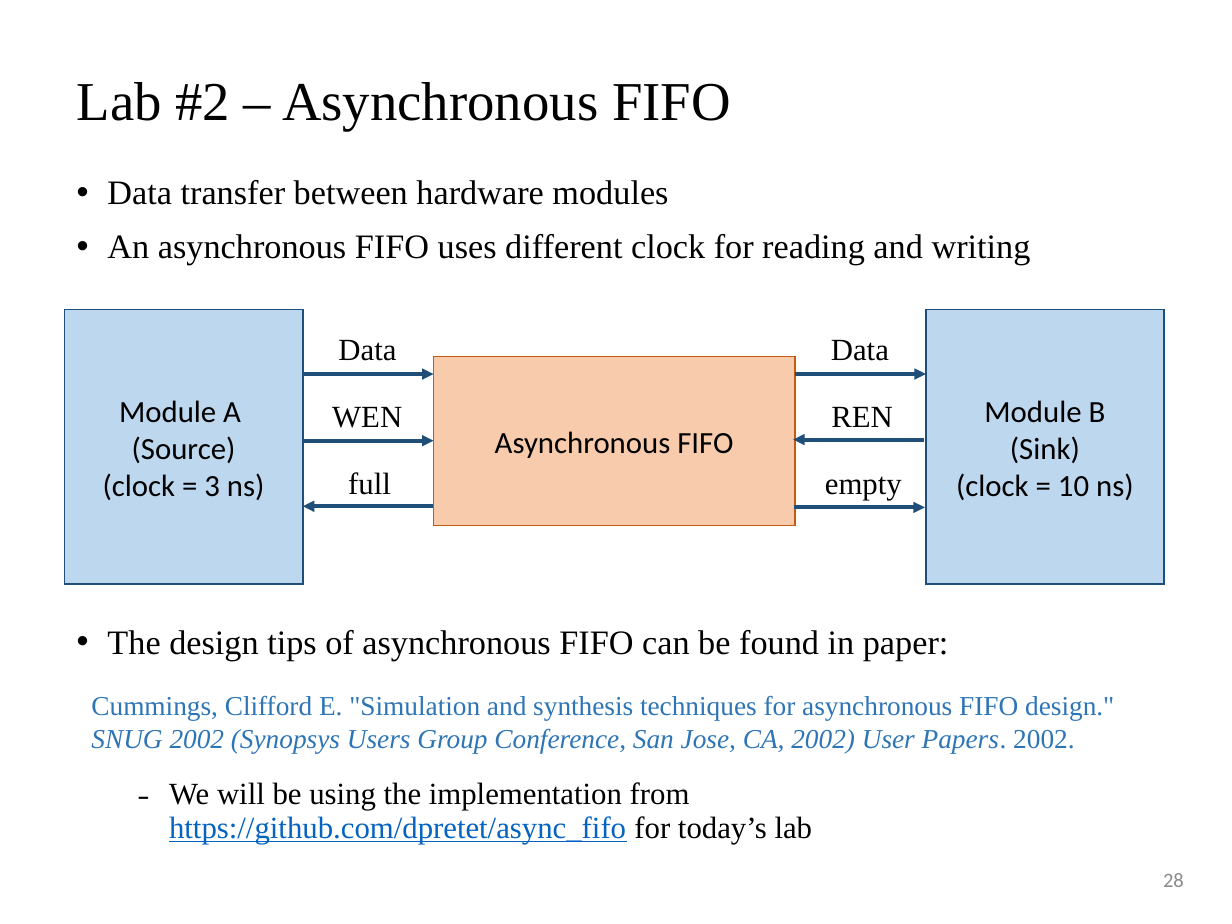
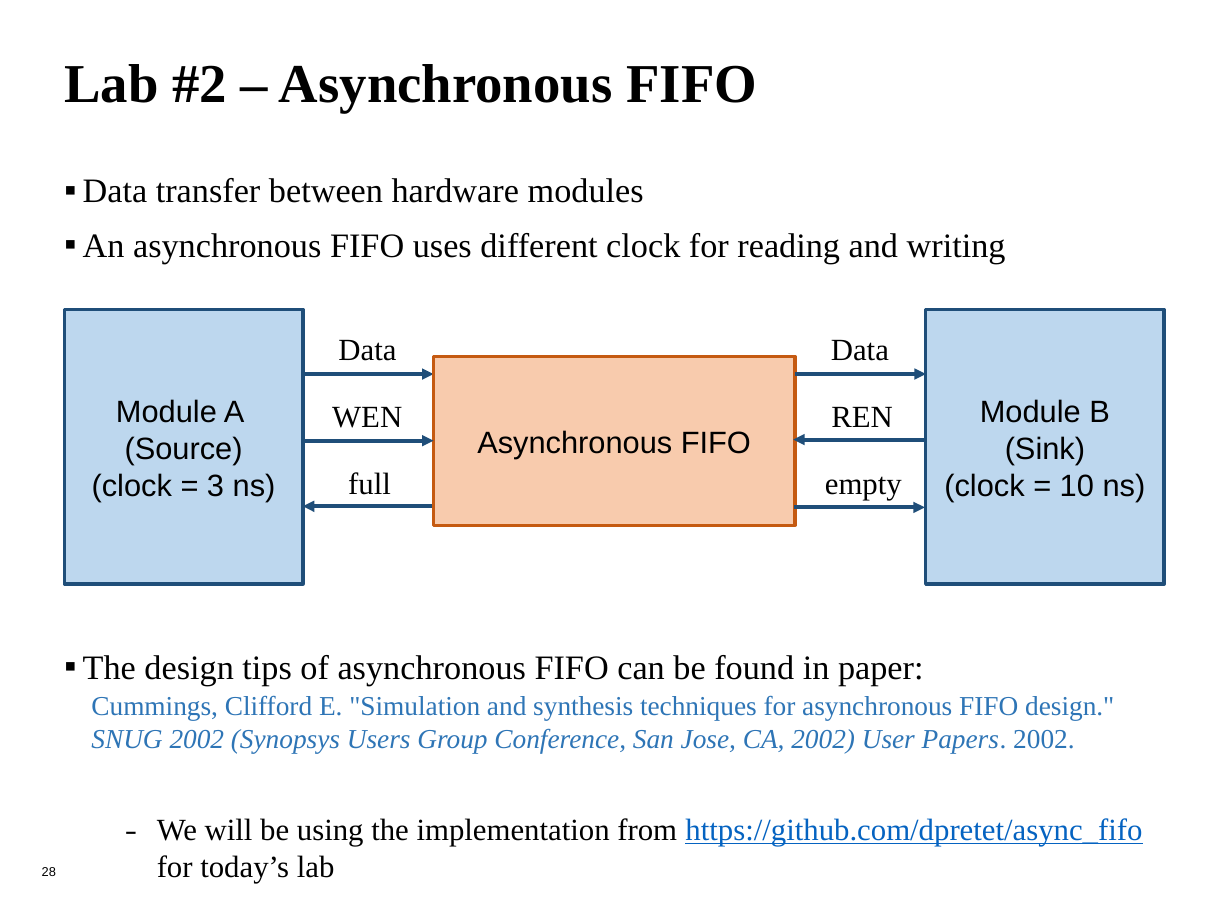
Before and after one commit to leo870823/2020-SRAM-training-course, a slide deck: slide 28 of MemoryCompiler_tutorial.pptx. Drawn at 1232x924 pixels with LibreOffice and Linux fonts; fonts in the diff are those of the drawing; background and template pictures are left out. Boxes give left, top, right and bottom in pixels: in the first picture for what was removed or moved away, otherwise in the second. Text is boxed around its words. In the diff, an @@ line names an element or a change of style, - is before the commit and + after.

```diff
--- a/MemoryCompiler_tutorial.pptx
+++ b/MemoryCompiler_tutorial.pptx
@@ title "Lab #2 – Asynchronous FIFO" at [64,64,757,113]: bold on; vertical alignment middle to top @@
@@ text "Data transfer between hardware modules" at [83,178,1142,883]: bullet • to ▪; line spacing 0.9 to 1; less space between paragraphs; more space between paragraphs @@
@@ rectangle "Module A" at [64,309,303,584]: font Calibri to Arial; outline #1F4E79 1 pt to #1F4E79 2 pt @@
@@ rectangle "Module B" at [925,309,1164,584]: font Calibri to Arial; outline #1F4E79 1 pt to #1F4E79 2 pt @@
@@ rectangle "Asynchronous FIFO" at [434,356,795,525]: font Calibri to Arial; outline #C55A11 1 pt to #C55A11 2 pt @@
@@ page number added at [42,867,56,876], 7.5 pt, text #000000 @@
+28
@@ page number removed at [1163,873,1184,887] @@
-28
```
Also in this commit, not shown: 32 other slides changed, 1 other file.
